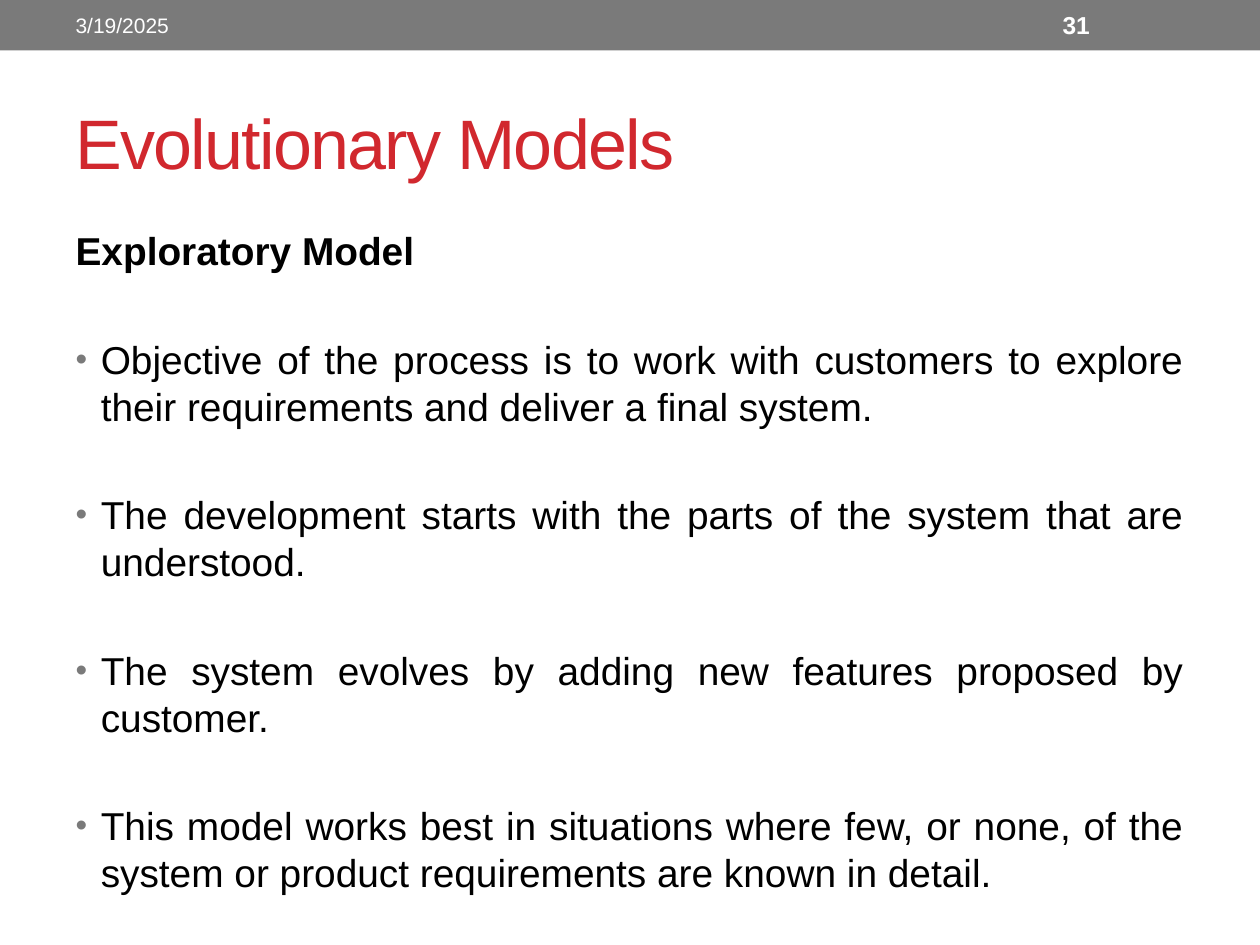
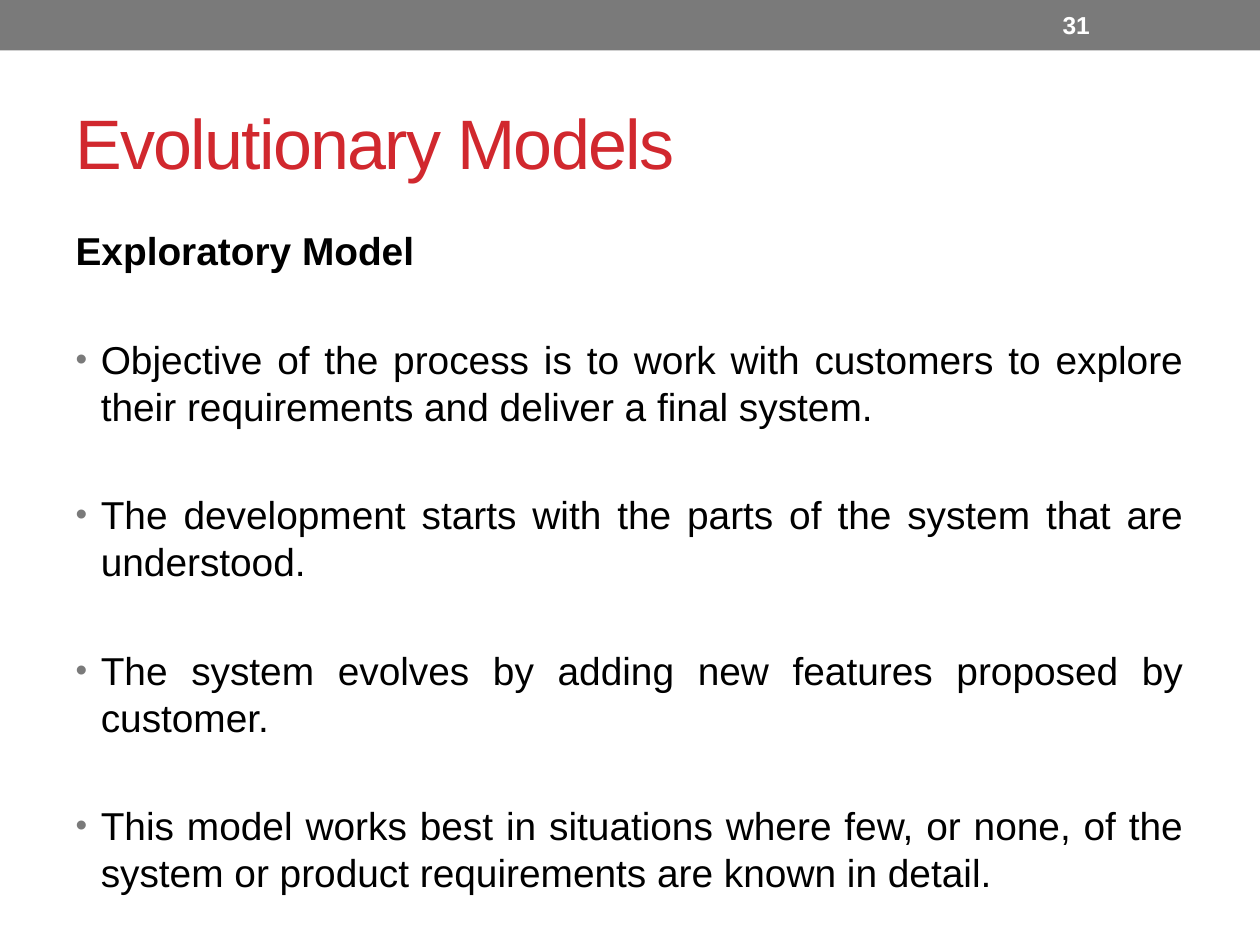
Before and after one commit to imranbuttcodes/SEMESTER_4, a slide deck: slide 31 of SEMESTER_4/Software Engineering/Material/W1-02-Software Process Models.pptx. Drawn at 1260x945 pixels with LibreOffice and Linux fonts; fonts in the diff are those of the drawing. Boxes give left, top, right and bottom in pixels: in the first picture for what was removed or moved away, otherwise in the second. Text is boxed around its words. In the diff, an @@ line names an element or a change of style, - is before the commit and + after.

```diff
--- a/SEMESTER_4/Software Engineering/Material/W1-02-Software Process Models.pptx
+++ b/SEMESTER_4/Software Engineering/Material/W1-02-Software Process Models.pptx
@@ text removed at [76,18,169,33] @@
-3/19/2025
```
Also in this commit, not shown: 56 other slides changed, 2 other files.
